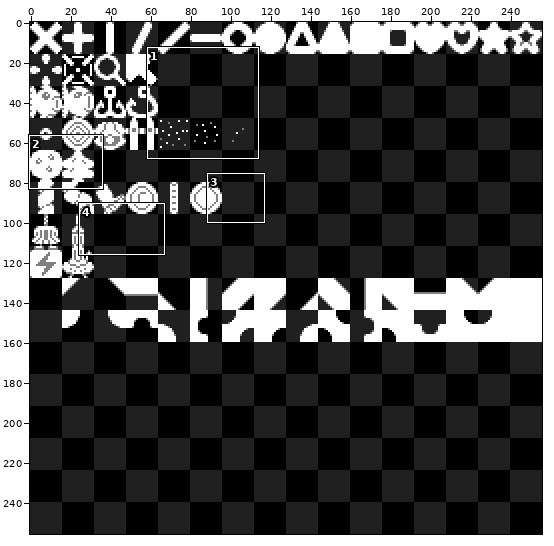
One commit to this pixel-art file: framework/glyphs.ase. The first picture is a wide view before the edit; the outline marks the close-up.
Close-up. Before the commit:
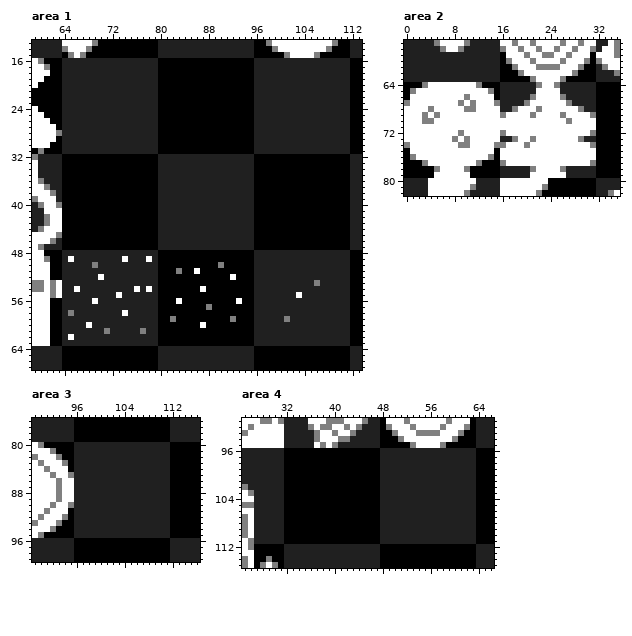
256x256 pixels, 1 frame. Shown: area 1: x 59..113, y 13..67; area 2: x 0..35, y 57..82; area 3: x 89..116, y 76..99; area 4: x 25..66, y 91..115.
The same view after the edit:
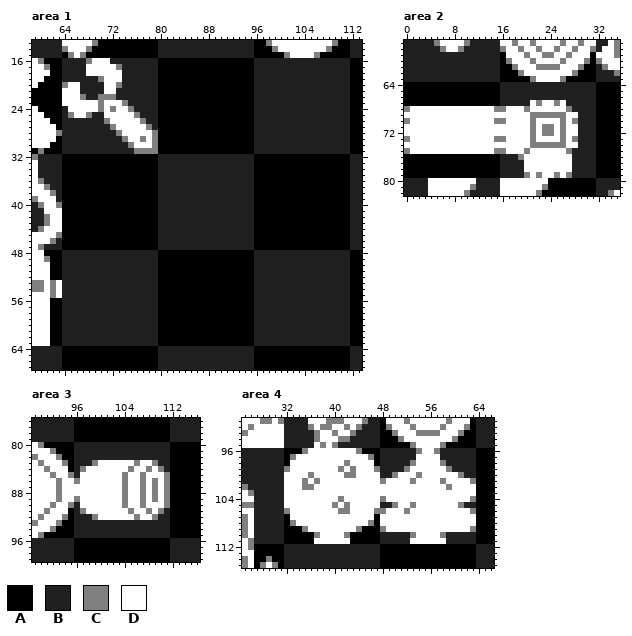
Palette (. is transparent): A #000000  B #202020  C #808080  D #ffffff
Change:
Changed rows in their new state; - is an unchanged pixel.
Area 1, layer "main":
first column x 64:
16 ----CDDD--------
17 ----DDDDDC------
18 ----DDDDDD------
19 ------CDDD------
20 CDD----DDC------
21 DDD----DD-------
22 DDDC--CCC-------
23 DDDDDDCDDDC-----
24 -DDDDDCDCDDC----
25 -CDDC--DDDDDC---
26 -------CDDDDDC--
27 --------CDDDDDC-
28 ---------CDDDDDC
29 ----------CDDCDC
30 -----------CDDDC
31 ------------CCCC
first column x 65:
49 B--------B---B----------------------------
50 ----B--------------------A----------------
51 ------------------A--A--------------------
52 -----B---------------------A--------------
53 -----------------------------------------B
54 -B---------B-B--------A-------------------
55 --------B-----------------------------B---
56 ----B-------------A---------A-------------
57 -----------------------A------------------
58 B--------B--------------------------------
59 -----------------A---------A--------B-----
60 ---B------------------A-------------------
61 ------B-----B-----------------------------
62 B-----------------------------------------
Area 2, layer "main":
first column x 0:
64 ---AAAAAAAAAA---------BBBB------
65 -AAAAAAAAAAAAAA-------BBBB------
66 -AAAAAAAAAAAAAA------BBBBBB-----
67 AAAAAAAAAAAAAAAA----B-C--C-B----
68 C---D-----DD---CCDD-C-D----CBB--
69 ---D-D----------D-----CCCC---BBB
70 C--DD----------CC----C----CDCBBB
71 ---------------------C-CC-C--BBB
72 ---------D------D----C-CC-C--BBB
73 C-------D-D----CCDD-------C-CB--
74 D--------DD----DD---DCCCCCC--BBB
75 C--------------CC---C------CBBBB
76 -AAAAAAAAAAAAAA-BBBC--------BBBB
77 ---AAAAAAAAAA---BBBB--------BBBB
78 -----AAAAAA---------DD----DD----
79 -----AAAAAA---------C-C--C-C----
Area 3, layer "main":
first column x 96:
 83 ---CDDDDDDCDDC--
 84 -CDDDDDDDCDDCDC-
 85 -DDDDDDDCDDCDDDC
 86 CDDDDDDDCDDCDCDC
 87 DDDDDDDDCDDCDCDC
 88 DDDDDDDDCDDCDCDC
 89 CDDDDDDDCDDCDCDC
 90 -DDDDDDDCDDCDDDC
 91 -CDDDDDDDCDDCDC-
 92 ---CDDDDDDCDDC--
Area 4, layer "main":
first column x 32:
 96 ---CDDDDDDDDC---------CDDC------
 97 -CDDDDDDDDDDDDC-------DDDD------
 98 -DDDDDDDDDCDDDD------CDDDDC-----
 99 CDDDDDDDDCDCDDDC----CDDDDDDC----
100 DDDDCDDDDDCCDDDD--CDDDCDDDDDDC--
101 DDDCDCDDDDDDDDDDCDDDDCDDDDCDDDDC
102 DDDCCDDDDDDDDDDDDDDDDDDDDDDCDDDD
103 DDDDDDDDDDDDDDDDDDDDDDDDDDDDDDDD
104 DDDDDDDDDCDDDDDDCDDDDDDDDDDDDDDC
105 DDDDDDDDCDCDDDDD--CDDCDDDDDDDC--
106 CDDDDDDDDCCDDDDCCDDDCDDDDDDDDDDC
107 -DDDDDDDDDDDDDD-DDDDDDDDDDDDDDDD
108 -CDDDDDDDDDDDDC-DDDDDDDDDDDDDDDD
109 ---CDDDDDDDDC---CDDDDDDDDDDDDDDC
110 -----CDDDDC----------CDDDDC-----
111 -----DDDDDD----------DDDDDD-----
